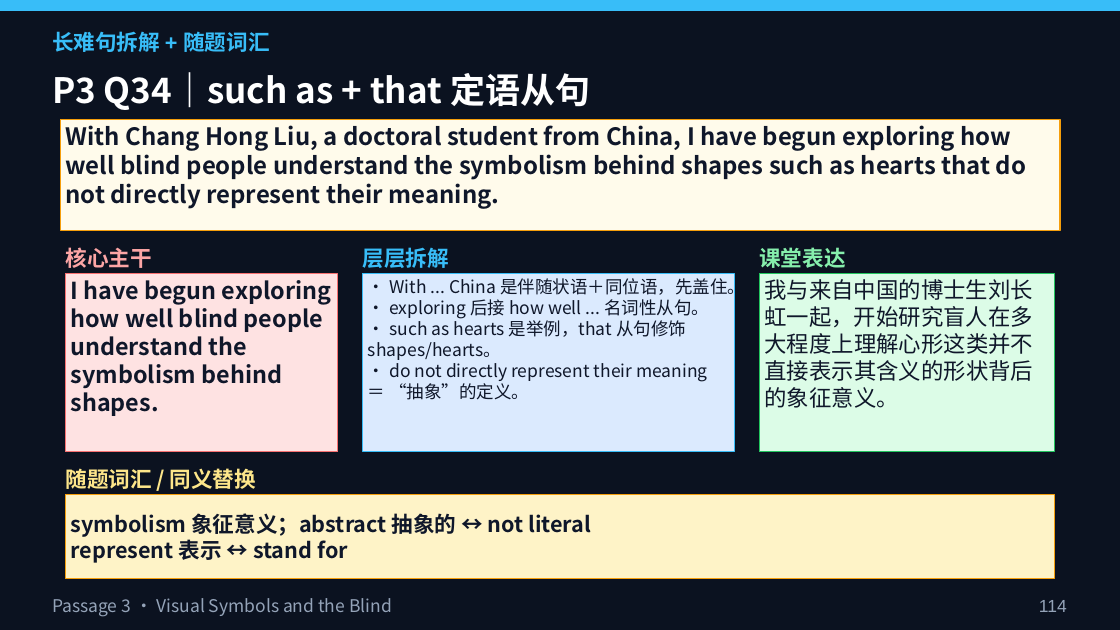
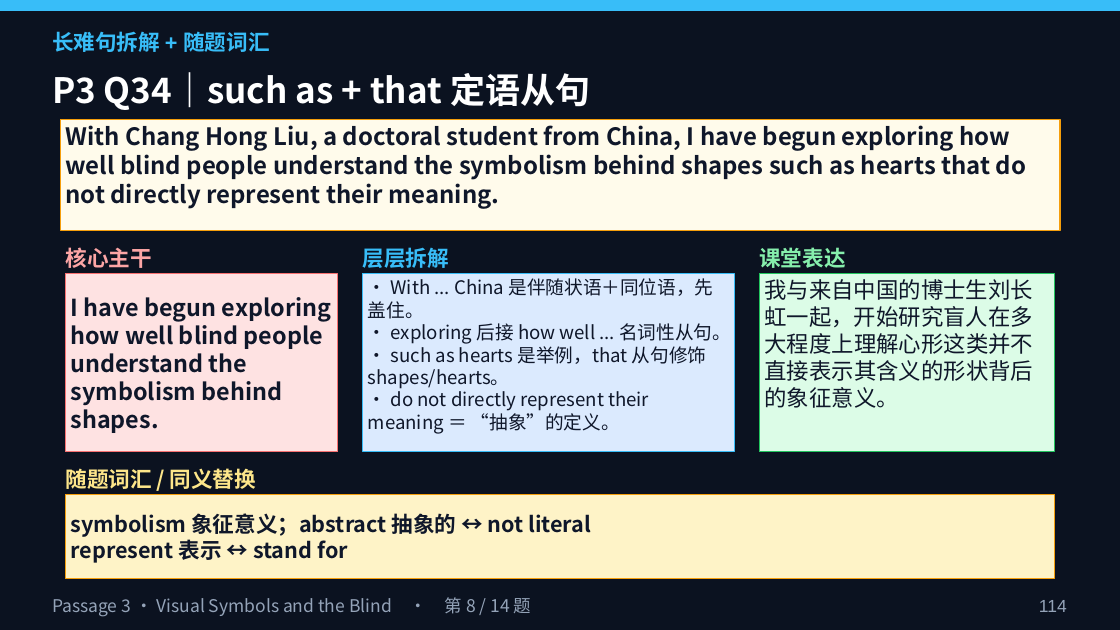
Before and after one commit to mrgreedcp-spec/AI-Portfolio, a slide deck: slide 114 of lesson3/第三节课PPT_雅思阅读精讲.pptx. Drawn at 1120x630 pixels with LibreOffice and Linux fonts; fonts in the diff are those of the drawing. Boxes give left, top, right and bottom in pixels: in the first picture for what was removed or moved away, otherwise in the second. Text is boxed around its words. In the diff, an @@ line names an element or a change of style, - is before the commit and + after.

```diff
--- a/lesson3/第三节课PPT_雅思阅读精讲.pptx
+++ b/lesson3/第三节课PPT_雅思阅读精讲.pptx
@@ rectangle "I have begun exploring how ..." at <box>66,274,338,452</box>: vertical alignment top to middle @@
@@ rectangle "· With ... China 是伴随状语＋同位语，先盖住。" at <box>363,274,734,452</box>: size 15 to 16 pt @@
@@ text at <box>52,597,531,617</box>: text changed @@
-Passage 3 · Visual Symbols and the Blind
+Passage 3 · Visual Symbols and the Blind · 第 8 / 14 题
```
Also in this commit, not shown: 158 other slides changed, 8 other files.
